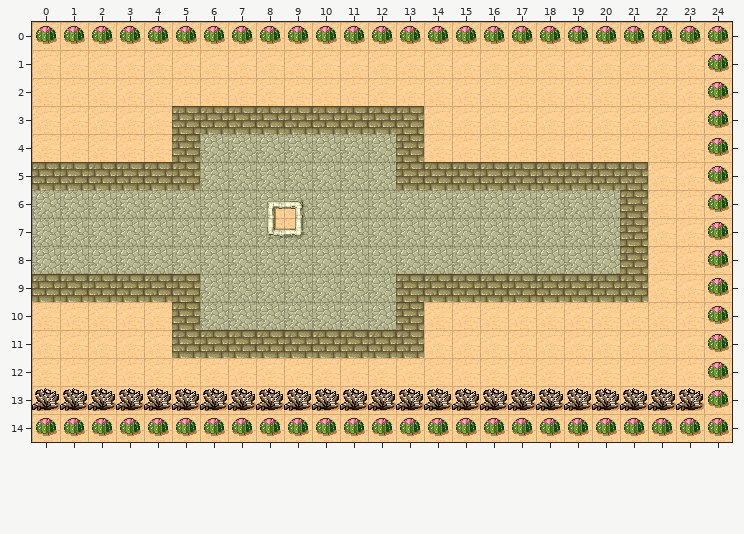
Tiled map, stored at TowerGame/Resources/map_level_1.tmx. Above: the version before the commit.
Cells are 32x32 px. Shown: x 0..24, y 0..14.
And afterwards:
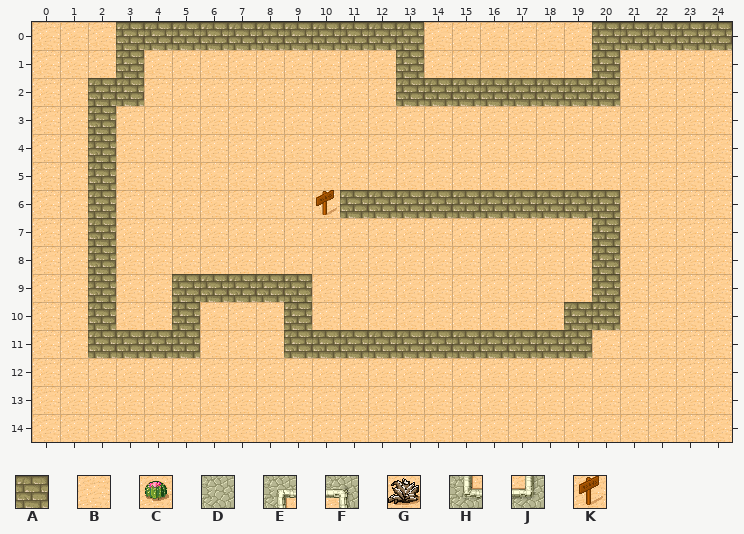
Key: from "tmw_desert_spacing": A 9, B 29, C 30, D 33, E 35, F 36, G 38, H 43, J 44, K 45.
_ is an empty cell, . an unchanged one.
The exact change:
--- layer "Background"
@@ x 0..24 @@
- 0 CCCCCCCCCCCCCCCCCCCCCCCCC
- 1 ...B.........B......B...C
- 2 ..BB.........BBBBBBBB...C
- 3 ..B..AAAAAAAAA..........C
- 4 ..B..ADDDDDDDA..........C
- 5 AA.AAADDDDDDDAAAAAAAAA..C
- 6 DDDDDDDDEFDDDDDDDDDDDA..C
- 7 DDDDDDDDHJDDDDDDDDDDDA..C
- 8 DDDDDDDDDDDDDDDDDDDDDA..C
- 9 AA.AA.DDDDDDDAAAAAAA.A..C
-10 ..B...DDDDDDDA.....BB...C
-11 ..BBB.AAA.....BBBBBB....C
-12 ........................C
-13 GGGGGGGGGGGGGGGGGGGGGGGGC
-14 CCCCCCCCCCCCCCCCCCCCCCCCC
+ 0 BBBAAAAAAAAAAABBBBBBAAAAA
+ 1 ...A.........A......A...B
+ 2 ..AA.........AAAAAAAA...B
+ 3 ..A..BBBBBBBBB..........B
+ 4 ..A..BBBBBBBBB..........B
+ 5 BB.BBBBBBBBBBBBBBBBBBB..B
+ 6 BBABBBBBBBKAAAAAAAAAAB..B
+ 7 BBABBBBBBBBBBBBBBBBBAB..B
+ 8 BBABBBBBBBBBBBBBBBBBAB..B
+ 9 BB.BB.AAAABBBBBBBBBB.B..B
+10 ..A...BBBABBBB.....AA...B
+11 ..AAA.BBB.....AAAAAA....B
+12 ........................B
+13 BBBBBBBBBBBBBBBBBBBBBBBBB
+14 BBBBBBBBBBBBBBBBBBBBBBBBB
Where, in picture pixels (left, top, right, bottom), the same in both pictures:
changed: (32, 22, 732, 436)
